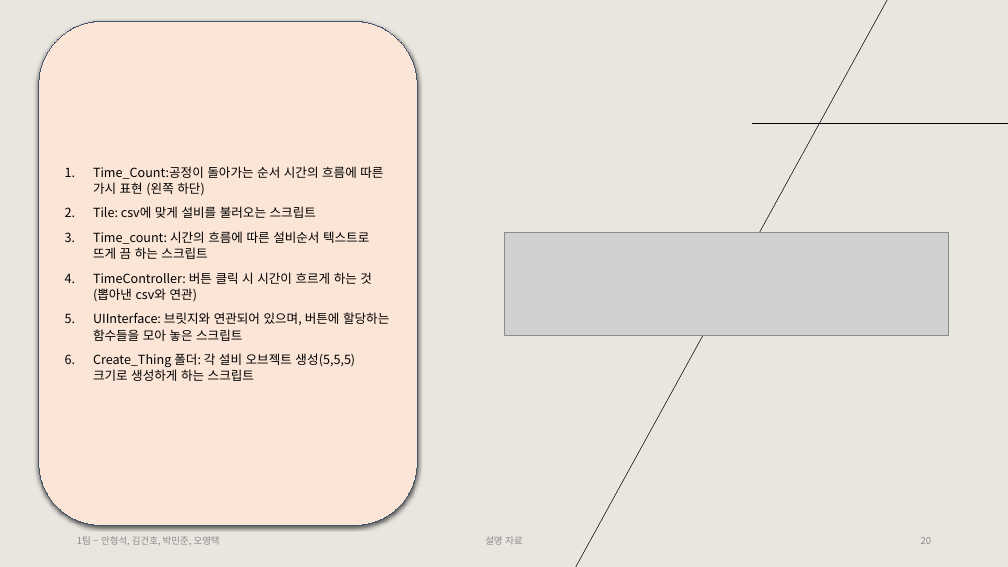
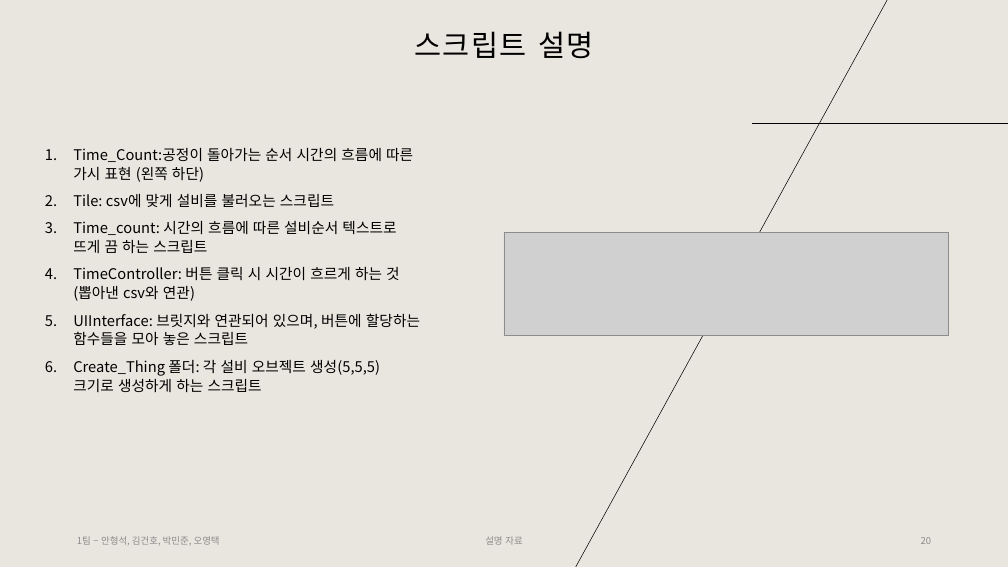
Before and after one commit to Tentailsahri/DT_FINAL_Project, a slide deck: slide 20 of 문서/시나리오에 따른 공정 시뮬레이션 발표 - 김건호.pptx. Drawn at 1008x567 pixels with LibreOffice and Linux fonts; fonts in the diff are those of the drawing; grey boxes stand for pictures. Boxes give left, top, right and bottom in pixels: in the first picture for what was removed or moved away, otherwise in the second. Text is boxed around its words. In the diff, an @@ line names an element or a change of style, - is before the commit and + after.

```diff
--- a/문서/시나리오에 따른 공정 시뮬레이션 발표 - 김건호.pptx
+++ b/문서/시나리오에 따른 공정 시뮬레이션 발표 - 김건호.pptx
@@ text added at (x1=414, y1=31, x2=594, y2=59), 28 pt, text #000000 @@
+스크립트 설명
@@ text "Time_Count:공정이 돌아가는 순서 시간의 흐름에 ..." moved from (x1=39, y1=21, x2=417, y2=526) to (x1=73, y1=148, x2=420, y2=392) @@
@@ text "Time_Count:공정이 돌아가는 순서 시간의 흐름에 ..." at (x1=73, y1=148, x2=420, y2=392): size 12 to 14 pt; vertical alignment middle to top; fill #FBE5D6 to none; outline #44546A 0.75 pt to none; shadow off @@
```
Also in this commit, not shown: 10 other slides changed, 1 slide added.
